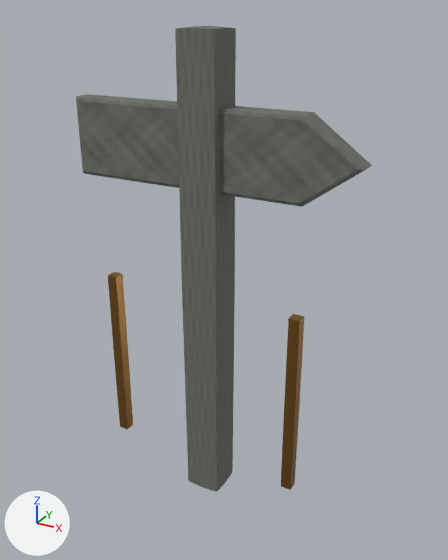
Before and after pictures for a commit that changed the glTF model public/assets/environment_props/086.glb.
Rendered twice from a 50 mm camera at (0.829, -1.415, 1.441) aimed at (0.044, 0.012, 0.727). Every picture has the same lights, and +X, +Y and +Z are marked at lower left. The picture after the commit comes second. Where no turn or scale is listed for an object, it has been applied to the vertices. Vertices at exactly the same position are counted once.

Before the edit, the objects in view are built like this:
```python
me_brass_2 = bpy.data.meshes.new('brass.2')
me_brass_2.from_pydata(...)  # 26 vertices, 48 faces; spans x -0.018..0.018, y -0.018..0.018, z -0.28..0.28
me_brass_2.materials.append(mat_brass)
me_brass_3 = bpy.data.meshes.new('brass.3')
me_brass_3.from_pydata(...)  # 26 vertices, 48 faces; spans x -0.018..0.018, y -0.018..0.018, z -0.28..0.28
me_brass_3.materials.append(mat_brass)
me_stone_0 = bpy.data.meshes.new('stone.0')
me_stone_0.from_pydata(...)  # 26 vertices, 48 faces; spans x -0.06..0.06, y -0.06..0.06, z -0.7..0.7
me_stone_0.materials.append(mat_stone)
me_stone_1 = bpy.data.meshes.new('stone.1')
me_stone_1.from_pydata(...)  # 30 vertices, 56 faces; spans x -0.411..0.436, y -0.034..0.034, z -0.011..0.211
me_stone_1.materials.append(mat_stone)
ob_brass_2 = bpy.data.objects.new('brass.2', me_brass_2)
ob_brass_2.location = (-0.297, -0.054, 0.42)
ob_brass_3 = bpy.data.objects.new('brass.3', me_brass_3)
ob_brass_3.location = (0.297, -0.054, 0.42)
ob_stone_0 = bpy.data.objects.new('stone.0', me_stone_0)
ob_stone_0.location = (0.0, 0.0, 0.7)
ob_stone_1 = bpy.data.objects.new('stone.1', me_stone_1)
ob_stone_1.location = (0.0, 0.0, 1.0)
```
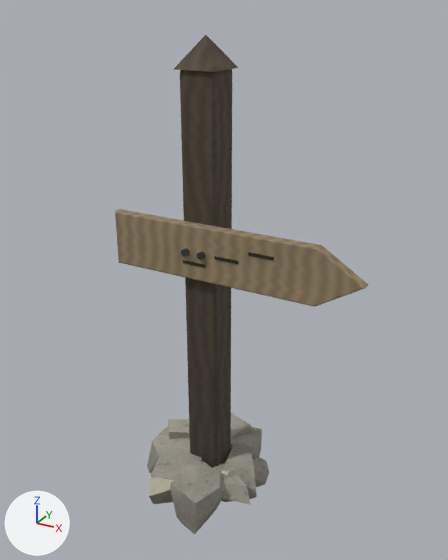
Changed parts and their boxes (x1, y1, x2, y2) in the pictures (448 x 560 px):
'stone.0', reshaped, moved (6% wider, 7% shorter): before (175, 26, 236, 492); after (173, 35, 238, 468)
'stone.1', deleted: before (76, 94, 372, 207)
'cut grain', added (brown): after (115, 209, 368, 307)
'weathered mineral', added: after (147, 413, 269, 534)
'brass.3', deleted (brown): before (281, 314, 304, 490)
'brass.2', deleted (brown): before (108, 272, 133, 429)
'fresh chipped mineral', added: after (149, 432, 239, 496)
'recess', added: after (183, 252, 274, 268)
'forged iron', added: after (181, 248, 205, 260)

The change, as a list of edits to the scene's bpy script:
```text
Add mat_heartwood:
    mat_heartwood = bpy.data.materials.new('heartwood')
    # colours: brown #665744, mixed with the vertex colours
    # uses the picture img_authored_wood_color
    # uses the picture img_authored_wood_normal
    # uses the picture img_authored_wood_orm
Add mat_fresh_chipped_mineral:
    mat_fresh_chipped_mineral = bpy.data.materials.new('fresh chipped mineral')
    # colours: pale yellow #d8d1ba, mixed with the vertex colours
    # uses the picture img_authored_stone_color
    # uses the picture img_authored_stone_normal
    # uses the picture img_authored_stone_orm
Add mat_weathered_mineral:
    mat_weathered_mineral = bpy.data.materials.new('weathered mineral')
    # colours: grey #a8a496, mixed with the vertex colours
    # uses the picture img_authored_stone_color
    # uses the picture img_authored_stone_normal
    # uses the picture img_authored_stone_orm
Add mat_recess:
    mat_recess = bpy.data.materials.new('recess')
    # nodes: BsdfPrincipled, Mix, OutputMaterial, VertexColor
    # colours: black #282821, mixed with the vertex colours
Add mat_forged_iron:
    mat_forged_iron = bpy.data.materials.new('forged iron')
    # colours: grey #68706e, mixed with the vertex colours
    # uses the picture img_authored_metal_color
    # uses the picture img_authored_metal_normal
    # uses the picture img_authored_metal_orm
Add mat_cut_grain:
    mat_cut_grain = bpy.data.materials.new('cut grain')
    # colours: beige #b8a17c, mixed with the vertex colours
    # uses the picture img_authored_wood_color
    # uses the picture img_authored_wood_normal
    # uses the picture img_authored_wood_orm
Change me_stone_0:
    remove me_stone_0.from_pydata(...)  # 26 vertices, 48 faces; spans x -0.06..0.06, y -0.06..0.06, z -0.7..0.7
    remove me_stone_0.materials.append(mat_stone)
    add me_stone_0.from_pydata(...)  # 102 vertices, 196 faces; spans x -0.06..0.06, y -0.06..0.06, z 0.0..1.38
    me_stone_0 part 1: the whole mesh is rebuilt
    add me_stone_0.materials.append(mat_heartwood)
Change ob_stone_0:
    ob_stone_0.location: (0.0, 0.0, 0.7) -> (0.0, 0.0, 0.0)
Remove ob_stone_1:
    ob_stone_1 = bpy.data.objects.new('stone.1', me_stone_1)
Remove ob_brass_2:
    ob_brass_2 = bpy.data.objects.new('brass.2', me_brass_2)
Remove ob_brass_3:
    ob_brass_3 = bpy.data.objects.new('brass.3', me_brass_3)
Add ob_fresh_chipped_mineral:
    ob_fresh_chipped_mineral = bpy.data.objects.new('fresh chipped mineral', me_mesh_5)  # 99 vertices, 55 faces; spans x -0.222..0.164, y -0.226..0.217, z 0.0..0.122
    ob_fresh_chipped_mineral.location = (0.0, 0.0, 0.0)
Add ob_weathered_mineral:
    ob_weathered_mineral = bpy.data.objects.new('weathered mineral', me_mesh_4)  # 227 vertices, 357 faces; spans x -0.222..0.195, y -0.237..0.222, z 0.0..0.125
    ob_weathered_mineral.location = (0.0, 0.0, 0.0)
Add ob_recess:
    ob_recess = bpy.data.objects.new('recess', me_mesh_3)  # 288 vertices, 564 faces; spans x -0.035..0.235, y -0.079..-0.075, z 0.796..0.864
    ob_recess.location = (0.0, 0.0, 0.0)
Add ob_forged_iron:
    ob_forged_iron = bpy.data.objects.new('forged iron', me_mesh_2)  # a 6-sided cylinder along y spanning x -0.0345..-0.0155, y -0.087..-0.073, z 0.819..0.841; a 6-sided cylinder along y spanning x 0.0155..0.0345, y -0.087..-0.073, z 0.819..0.841
    ob_forged_iron.location = (0.0, 0.0, 0.0)
Add ob_cut_grain:
    ob_cut_grain = bpy.data.objects.new('cut grain', me_mesh_1)  # 20 vertices, 36 faces; spans x -0.264..0.476, y -0.076..-0.048, z 0.751..0.909
    ob_cut_grain.location = (0.0, 0.0, 0.0)
```
